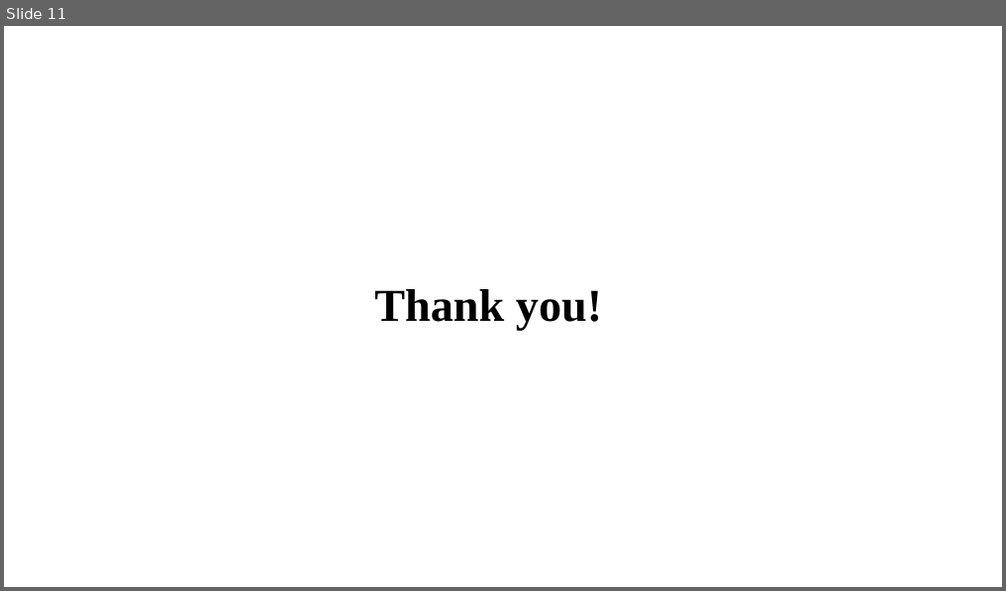
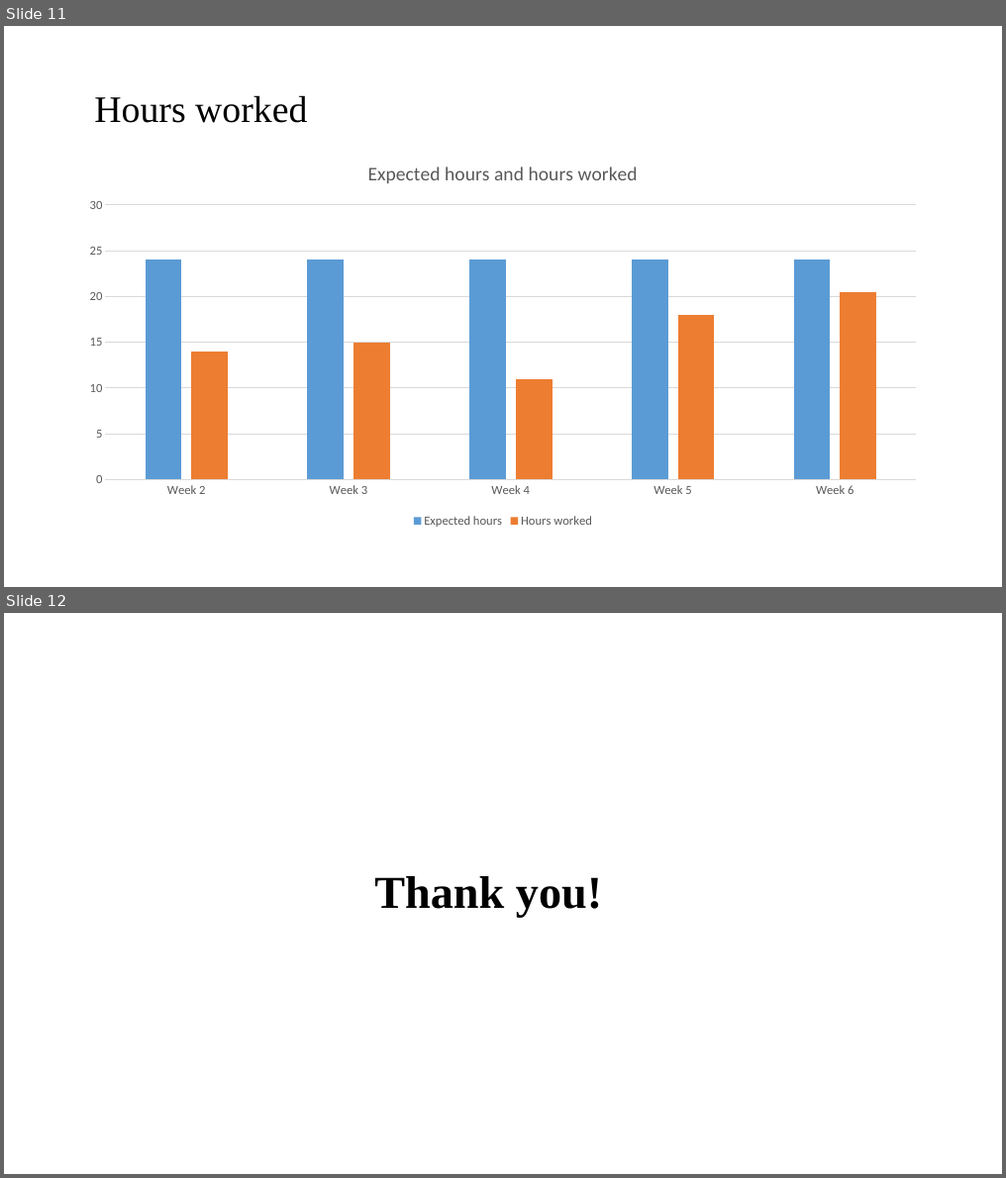
Before and after one commit to tilakpandya/Face_Recognition_Using_Thermal_Images, a slide deck: CRI AI Camaras.pptx. Shown one above the other, each under a label of ours: slide 11 before the commit, slides 11 and 12 after it. The pictures are 1006x591 and 1006x1178 pixels, drawn with LibreOffice and Linux fonts; fonts in the diff are those of the drawing; background and template pictures are left out. Boxes give left, top, right and bottom in pixels: in the first picture for what was removed or moved away, otherwise in the second. Text is boxed around its words. In the diff, an @@ line names an element or a change of style, - is before the commit and + after.

Commit message:
Week 6.4

```diff
--- a/CRI AI Camaras.pptx
+++ b/CRI AI Camaras.pptx
@@ slide 11 added at (x1=4, y1=26, x2=1002, y2=587), background picture (left out) @@
@@ title added at (x1=94, y1=95, x2=307, y2=123), 36 pt, text #000000 @@
+Hours worked
@@ column chart added at (x1=73, y1=147, x2=934, y2=532) @@
+title "Expected hours and hours worked "
+categories: Week 2, Week 3, Week 4, Week 5, Week 6
+Expected hours: 24, 24, 24, 24, 24
+Hours worked: 14, 15, 11, 18, 20.5
@@ what was slide 11 is now slide 12 @@
```
Also in this commit, not shown: 5 slides changed, 1 other slide added, 1 slide removed, 2 other files.
